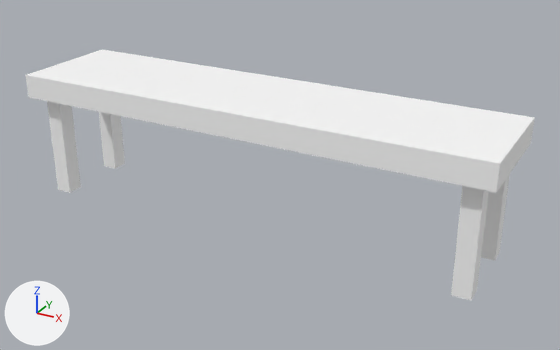
The glTF model assets/synty/simple_fantasy_interiors/models/SM_Prop_Bench_03.glb as it was, and as the next commit left it.
The view is the same before and after, from a 50 mm camera at (0.0277, -0.0472, 0.0277) aimed at (0.0016, 0.0003, 0.004). Lighting does not change. The marker at lower left points along +X, +Y and +Z.

Names of what the first picture shows: 'SM_Prop_Bench_03'.
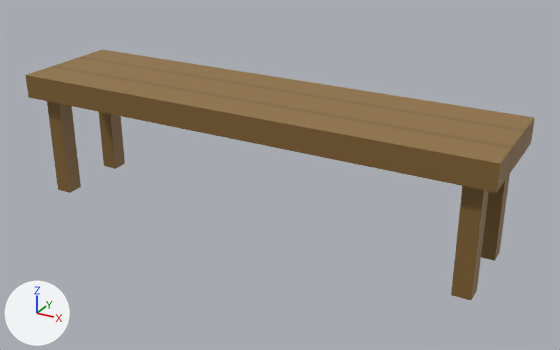
Patch to the scene script:
```diff
--- a/assets/synty/simple_fantasy_interiors/models/SM_Prop_Bench_03.glb.py
+++ b/assets/synty/simple_fantasy_interiors/models/SM_Prop_Bench_03.glb.py
@@ img_simplefantasyinteriorstexture @@
+img_simplefantasyinteriorstexture = load_image('SimpleFantasyInteriorsTexture', '_unpacked/SimpleFantasyInteriorsTexture', 1024, 1024, 'sRGB')
@@ mat_lambert1 @@
 mat_lambert1 = principled_material('lambert1')
-mat_lambert1.base_color = (1.0, 1.0, 1.0)  # white #ffffff
+mat_lambert1.texture = img_simplefantasyinteriorstexture
 mat_lambert1.roughness = 0.553
```

Changed parts and their boxes (x1, y1, x2, y2) in the pictures (560 x 350 px):
'SM_Prop_Bench_03', surface changed (white to brown): (26, 49, 535, 300) in both
